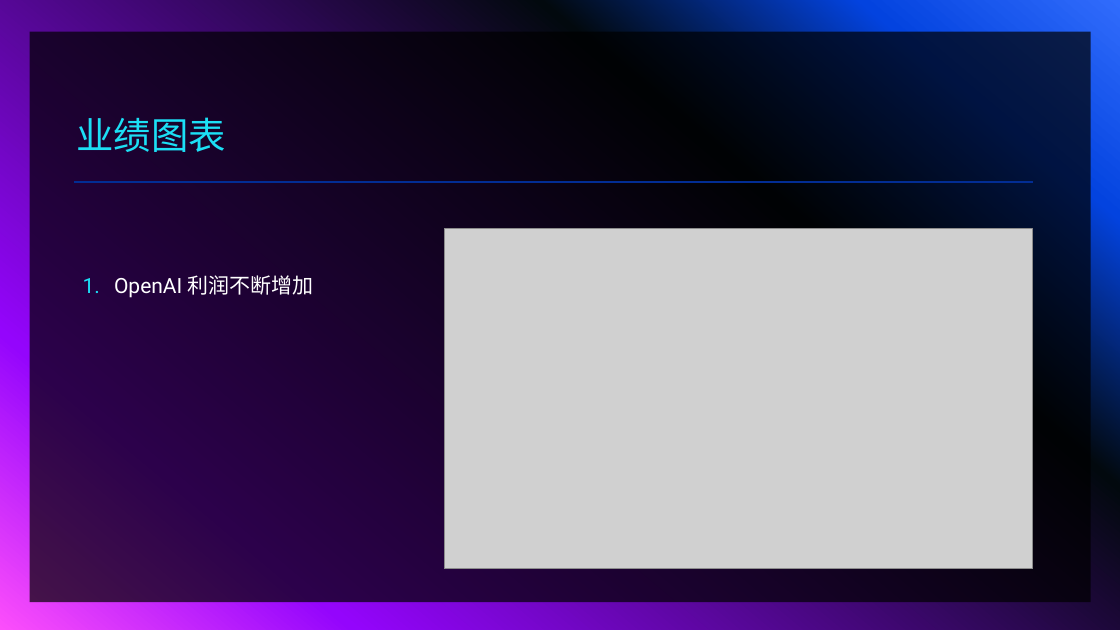
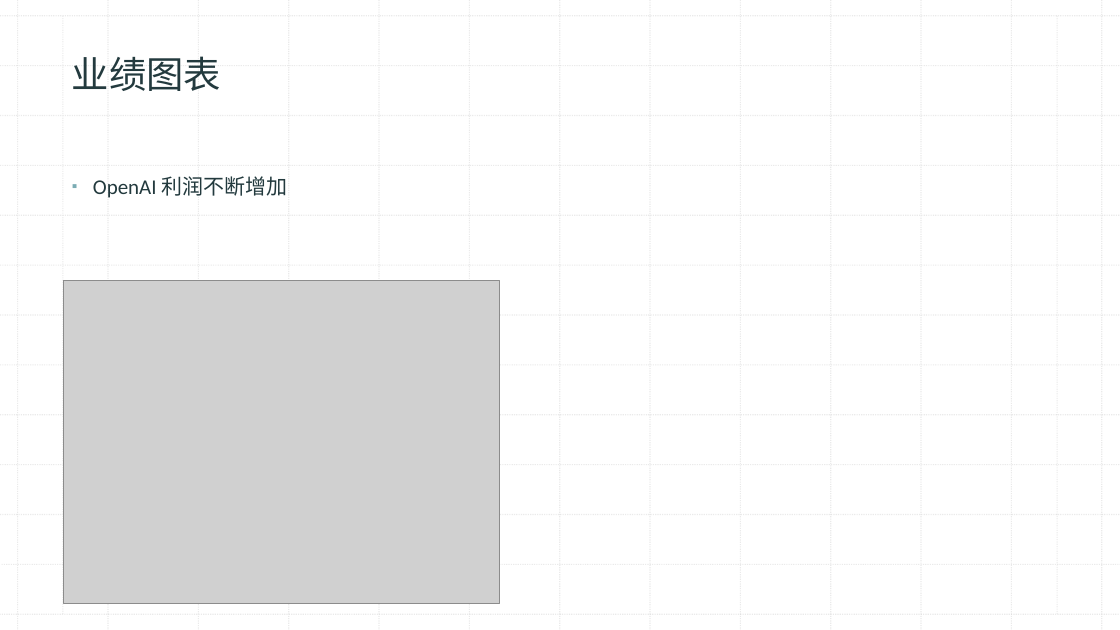
Before and after one commit to paulhuiseismic/ChatPPT-Learning, a slide deck: slide 3 of output/ChatPPT Demo.pptx. Drawn at 1120x630 pixels with LibreOffice and Linux fonts; fonts in the diff are those of the drawing; grey boxes stand for pictures. Boxes give left, top, right and bottom in pixels: in the first picture for what was removed or moved away, otherwise in the second. Text is boxed around its words. In the diff, an @@ line names an element or a change of style, - is before the commit and + after.

```diff
--- a/output/ChatPPT Demo.pptx
+++ b/output/ChatPPT Demo.pptx
@@ background gradient #316CFC to #0343DF to #02090E to #9405FC to #FC4EFB to #FFFFFF @@
@@ group added at [0, 0, 1120, 630]: 27 lines @@
@@ rectangle removed at [29, 32, 1091, 602] @@
@@ title "业绩图表" at [72, 56, 221, 91]: font Arial to Calibri, text colour #1CDFF5 to #233A3E; line spacing 0.9 to 1 @@
@@ text "OpenAI 利润不断增加": place and size @@
-text "OpenAI 利润不断增加" at [114, 275, 314, 298]
+text "OpenAI 利润不断增加" at [93, 176, 288, 198]
@@ text "OpenAI 利润不断增加" at [93, 176, 288, 198]: font Roboto to Calibri, text colour #FFFFFF to #233A3E; bullet 1. to ▪; line spacing 1.2 to 1.1; bullet colour #1CDFF5 to #7BACB4 @@
@@ line moved from (74, 182) - (1033, 182) to (0, 166) - (1120, 166) @@
@@ line (0, 166) - (1120, 166): stroke #9405FC 2 pt to #BCBCBC 1 pt dashed @@
@@ picture: place and size @@
-picture at [444, 229, 1033, 569]
+picture at [64, 281, 500, 604]
@@ freeform shape removed at [1024, 444, 1033, 453] @@
```
Also in this commit, not shown: 3 other slides changed, 16 other files.
